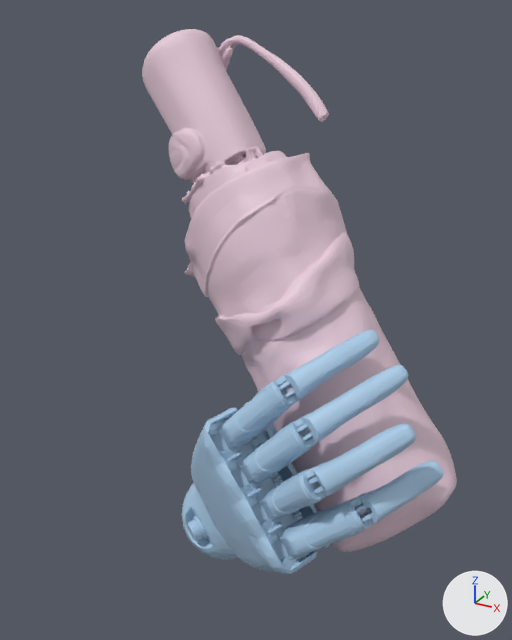
One commit to the glTF model static/data/grasp/inspire/umbrella/0.glb: the scene before it, then after it.
Rendered twice from a camera (50 mm lens) standing at (0.148, -0.307, 0.135) and looking at (-0.012, -0.015, -0.011). Arrows for +X, +Y and +Z are at lower right; the lights stay in place. Where no turn or scale is listed for an object, it has been applied to the vertices.

Script lines for the objects in view, before the commit:
```python
me_geometry_0 = bpy.data.meshes.new('geometry_0')
me_geometry_0.from_pydata(...)  # 43306 vertices, 86609 faces; spans x -0.068..0.097, y -0.087..0.024, z -0.178..0.004
me_geometry_0.materials.append(mat_defaultmaterial)
me_obj_mesh_grasp_15_obj = bpy.data.meshes.new('obj_mesh_grasp_15.obj')
me_obj_mesh_grasp_15_obj.from_pydata(...)  # 14893 vertices, 29865 faces; spans x -0.109..0.099, y -0.058..0.073, z -0.112..0.125
me_obj_mesh_grasp_15_obj.materials.append(mat_defaultmaterial_001)
ob_geometry_0 = bpy.data.objects.new('geometry_0', me_geometry_0)
ob_geometry_0.location = (0.0, 0.0, 0.0)
ob_obj_mesh_grasp_15_obj = bpy.data.objects.new('obj_mesh_grasp_15.obj', me_obj_mesh_grasp_15_obj)
ob_obj_mesh_grasp_15_obj.location = (0.0, 0.0, 0.0)
```
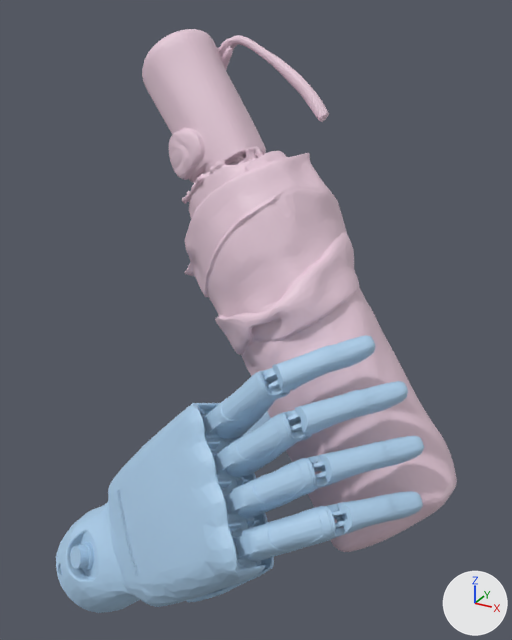
Location of each change, (x1, y1, x2, y2) in pixels of the pictures (512 x 640 px; the box of a moved part takes in the faces that stretch with it):
'geometry_0', reshaped: before (182, 330, 444, 574); after (56, 335, 424, 613)
part 1 of me_geometry_0, moved or reshaped: before (244, 402, 329, 551); after (187, 435, 274, 603)
part 2 of me_geometry_0, moved or reshaped: before (182, 408, 317, 574); after (56, 403, 266, 613)
part 3 of me_geometry_0, moved or reshaped: before (222, 330, 444, 557); after (213, 335, 424, 561)

Patch to the scene script:
```diff
--- a/static/data/grasp/inspire/umbrella/0.glb.py
+++ b/static/data/grasp/inspire/umbrella/0.glb.py
@@ me_geometry_0 @@
 # used by ob_geometry_0; location = (0.0, 0.0, 0.0)
-me_geometry_0.from_pydata(...)  # 43306 vertices, 86609 faces; spans x -0.068..0.097, y -0.087..0.024, z -0.178..0.004
+me_geometry_0.from_pydata(...)  # 43306 vertices, 86609 faces; spans x -0.097..0.092, y -0.111..0.044, z -0.169..0.006
+# me_geometry_0 part 1: the loose piece of 1219 vertices spanning x -0.017..0.051, y -0.06..0.0, z -0.144..-0.043 is multiplied about its middle by the matrix ((0.966, -0.187, 0.177), (0.066, 0.844, 0.533), (-0.249, -0.503, 0.827)), then moved by (-0.018, -0.034, -0.003)
+# me_geometry_0 part 2: the loose piece of 10437 vertices spanning x -0.068..0.05, y -0.084..0.024, z -0.178..-0.04 is multiplied about its middle by the matrix ((0.966, -0.187, 0.177), (0.066, 0.844, 0.533), (-0.249, -0.503, 0.827)), then moved by (-0.02, -0.044, 0.007)
+# me_geometry_0 part 3: 30256 of 43306 vertices moved; they spanned x -0.038..0.097, y -0.087..0.022, z -0.132..0.004 and now span x -0.052..0.092, y -0.106..0.044, z -0.123..0.006; mean shift (-0.006, -0.006, -0.002); largest move (0.024, -0.004, 0.002) -> (0.01, 0.043, -0.064)
 me_geometry_0.materials.append(mat_defaultmaterial)
```
